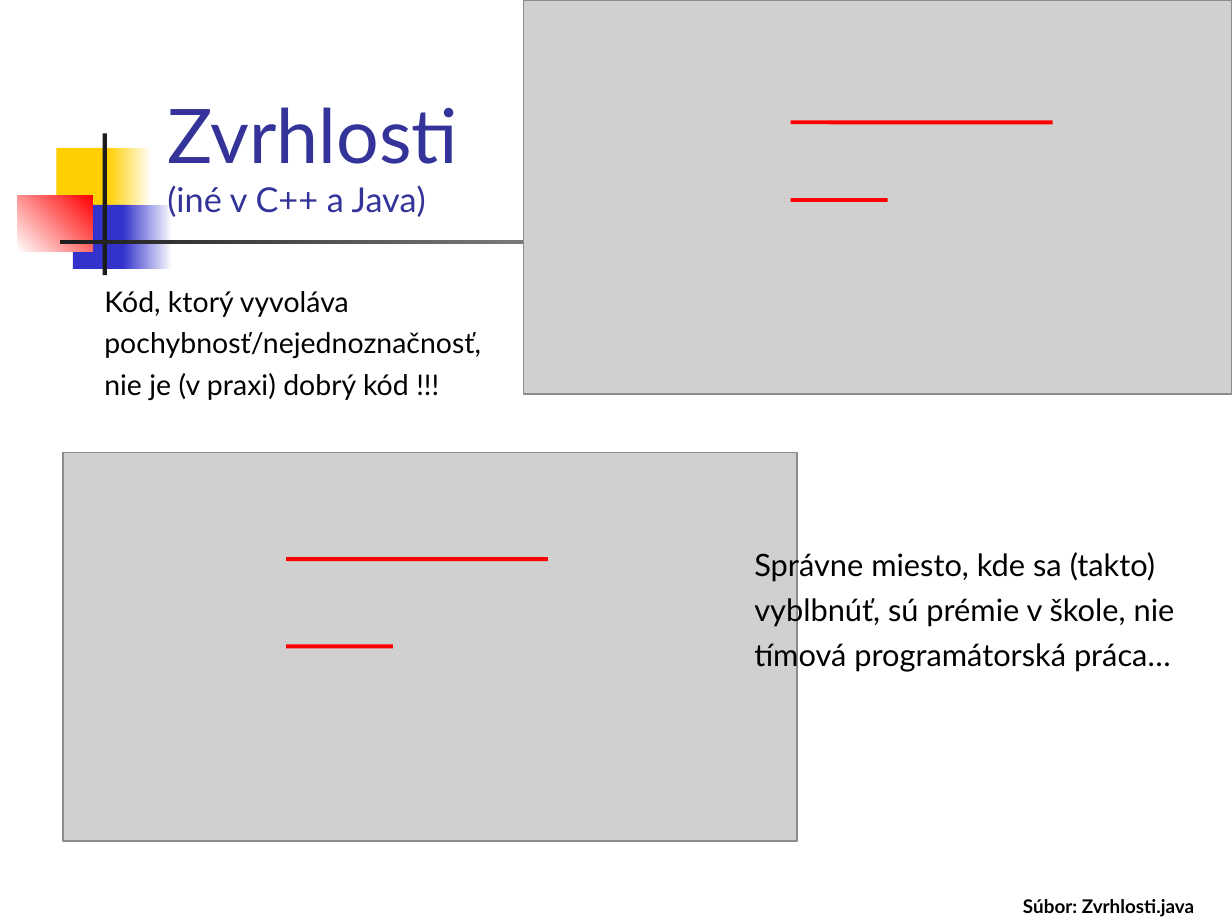
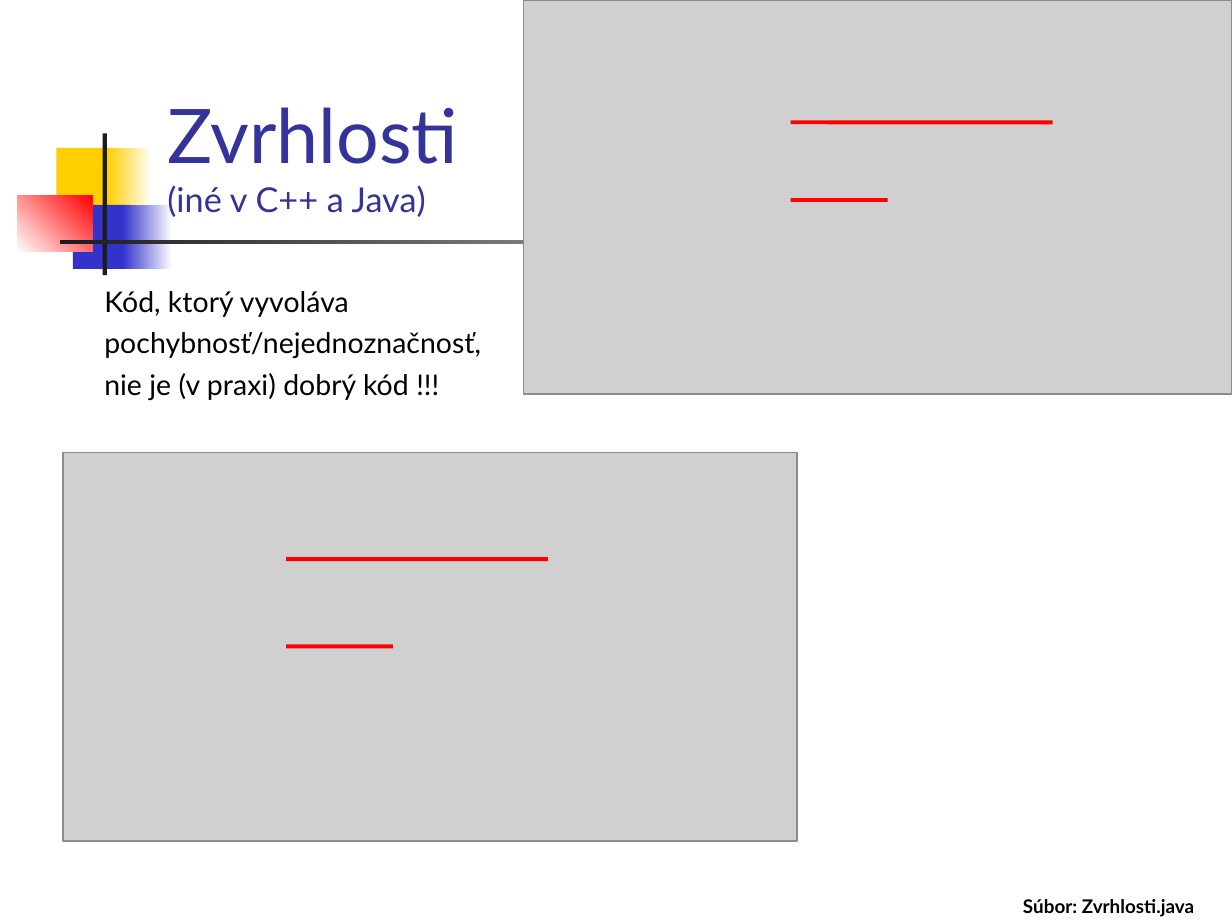
Before and after one commit to Programovanie4/Prednasky, a slide deck: slide 12 of 02/02_java.ppt. Drawn at 1232x924 pixels with LibreOffice and Linux fonts; fonts in the diff are those of the drawing; grey boxes stand for pictures. Boxes give left, top, right and bottom in pixels: in the first picture for what was removed or moved away, otherwise in the second. Text is boxed around its words. In the diff, an @@ line names an element or a change of style, - is before the commit and + after.

```diff
--- a/02/02_java.ppt
+++ b/02/02_java.ppt
@@ text removed at [754,549,1175,672] @@
-Správne miesto, kde sa (takto)
-vyblbnúť, sú prémie v škole, nie
-tímová programátorská práca…
```
Also in this commit, not shown: 5 other slides changed, 3 other files.
